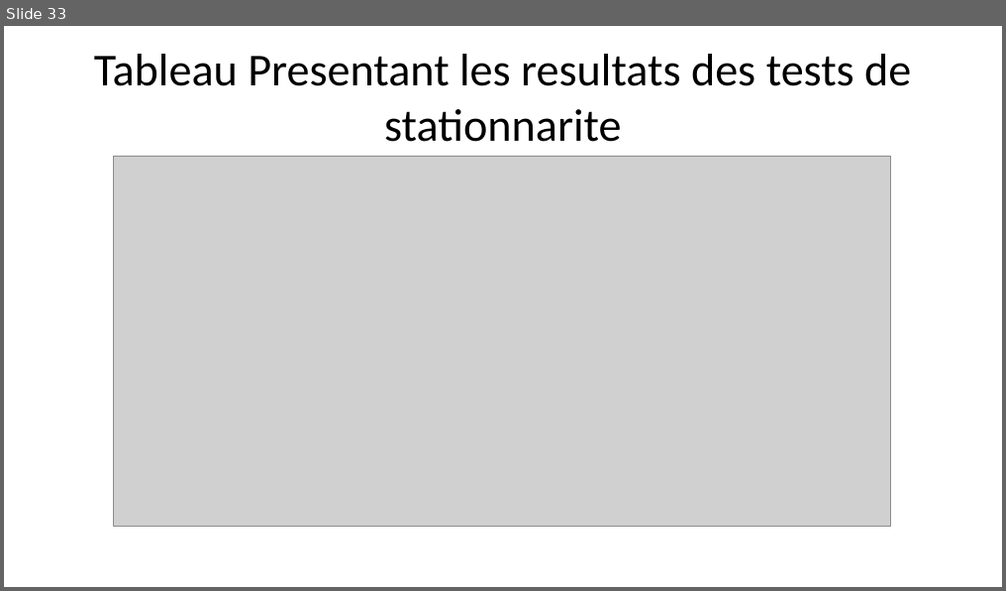
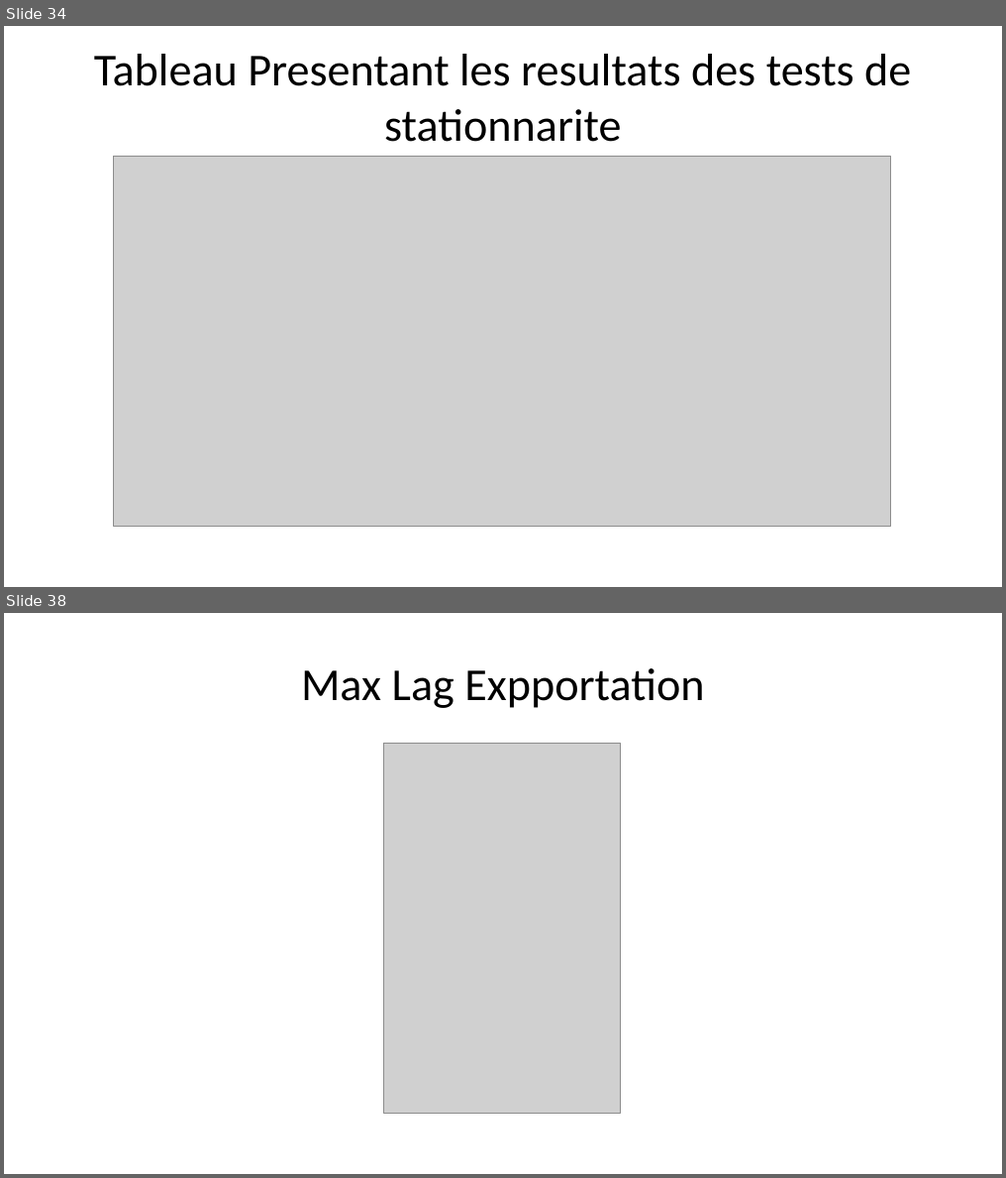
Before and after one commit to AD0791/Presentation_thesis, a slide deck: modele_presentation.pptx. Shown one above the other, each under a label of ours: slide 33 before the commit, slides 34 and 38 after it; the slides between them are not shown. The pictures are 1006x591 and 1006x1178 pixels, drawn with LibreOffice and Linux fonts; fonts in the diff are those of the drawing; grey boxes stand for pictures. Boxes give left, top, right and bottom in pixels: in the first picture for what was removed or moved away, otherwise in the second. Text is boxed around its words. In the diff, an @@ line names an element or a change of style, - is before the commit and + after.

```diff
--- a/modele_presentation.pptx
+++ b/modele_presentation.pptx
@@ slide 38 added at (4,613,1002,1174), background #FFFFFF @@
@@ title added at (301,668,704,708), 33 pt, text #000000 @@
+Max Lag Expportation
@@ picture added at (384,744,622,1114) @@
@@ what was slide 33 is now slide 34 @@
```
Also in this commit, not shown: 3 slides changed, 5 other slides added, 1 slide removed, 9 other files.
